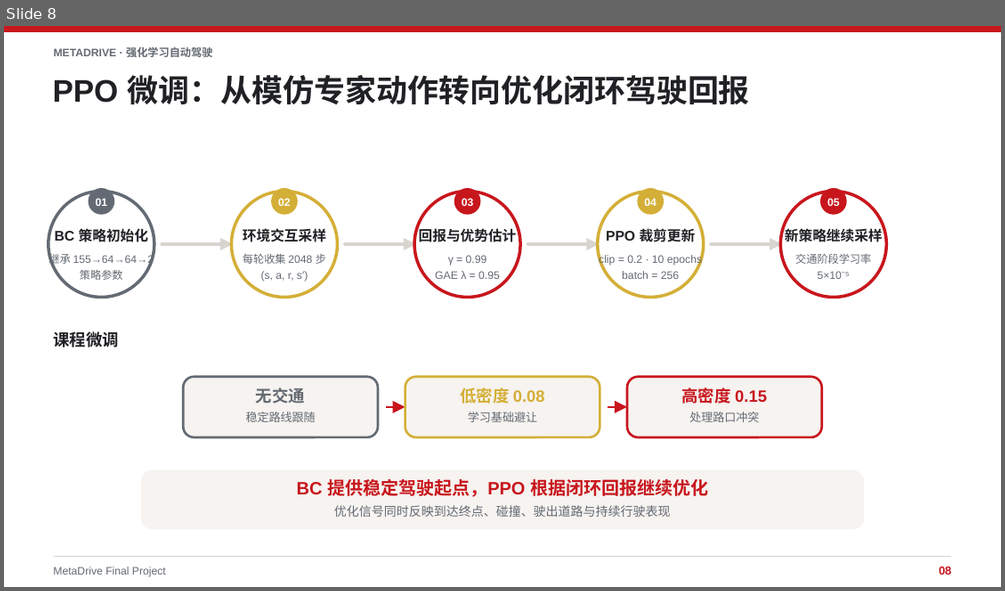
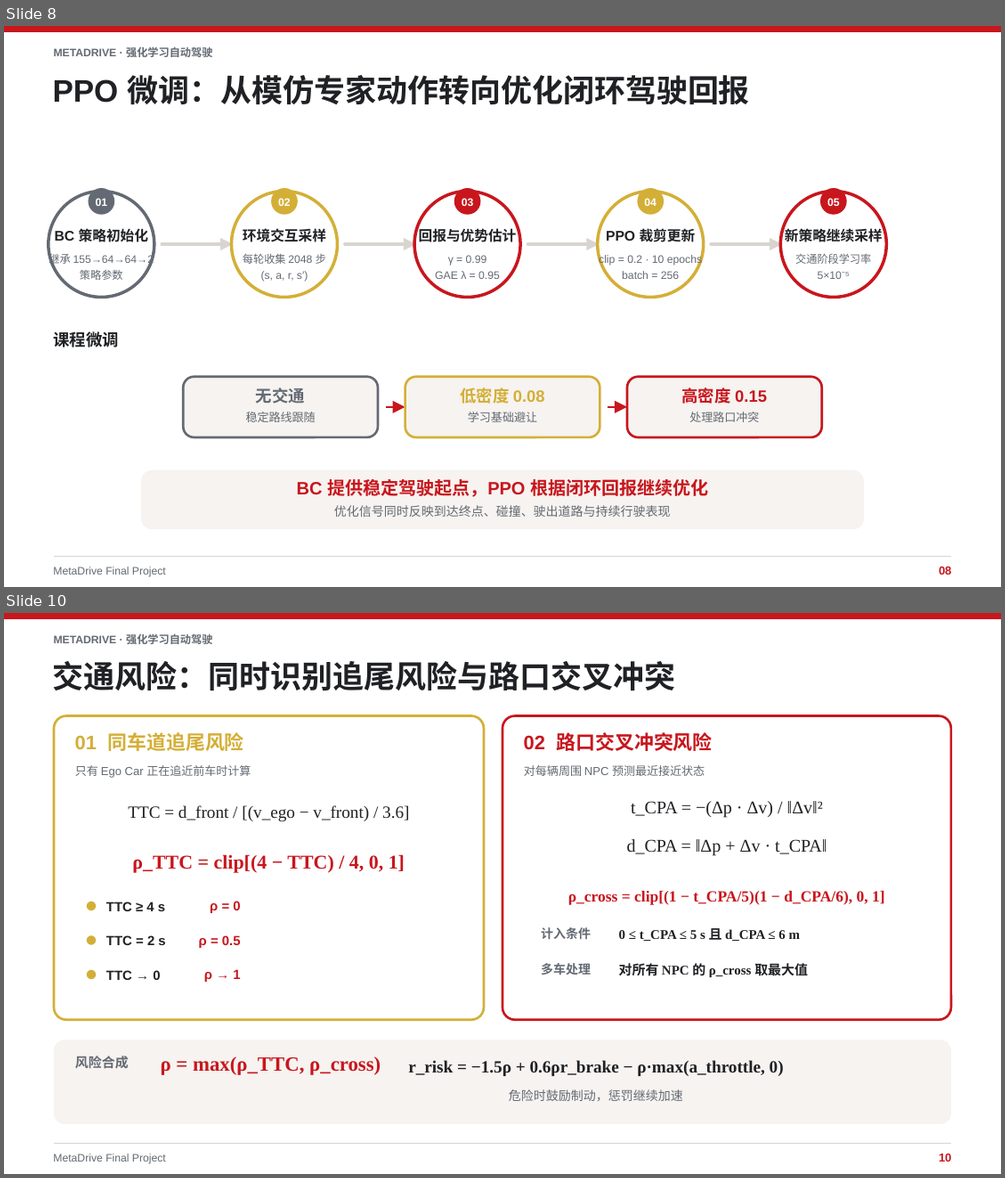
Before and after one commit to xiaoli11155/MetaDrive-FinalProject, a slide deck: ppt/MetaDrive_强化学习自动驾驶_最终汇报.pptx. Shown one above the other, each under a label of ours: slide 8 before the commit, slides 8 and 10 after it; the slides between them are not shown. The pictures are 1005x591 and 1005x1178 pixels, drawn with LibreOffice and Linux fonts; fonts in the diff are those of the drawing. Boxes give left, top, right and bottom in pixels: in the first picture for what was removed or moved away, otherwise in the second. Text is boxed around its words. In the diff, an @@ line names an element or a change of style, - is before the commit and + after.

Commit message:
Add traffic risk explanation to final presentation

```diff
--- a/ppt/MetaDrive_强化学习自动驾驶_最终汇报.pptx
+++ b/ppt/MetaDrive_强化学习自动驾驶_最终汇报.pptx
@@ slide 10 added at bbox=[4, 613, 1001, 1174], background #FFFFFF @@
@@ group added at bbox=[54, 716, 484, 1020]: 10 texts, 3 ellipses, 1 rounded rectangle @@
+01 同车道追尾风险
+只有 Ego Car 正在追近前车时计算
+TTC = d_front / [(v_ego − v_front) / 3.6]
+ρ_TTC = clip[(4 − TTC) / 4, 0, 1]
+TTC ≥ 4 s
+ρ = 0
+TTC = 2 s
+ρ = 0.5
+TTC → 0
+ρ → 1
@@ group added at bbox=[502, 716, 952, 1020]: 9 texts, 1 rounded rectangle @@
+02 路口交叉冲突风险
+对每辆周围 NPC 预测最近接近状态
+t_CPA = −(Δp · Δv) / ‖Δv‖²
+d_CPA = ‖Δp + Δv · t_CPA‖
+ρ_cross = clip[(1 − t_CPA/5)(1 − d_CPA/6), 0, 1]
+计入条件
+0 ≤ t_CPA ≤ 5 s 且 d_CPA ≤ 6 m
+多车处理
+对所有 NPC 的 ρ_cross 取最大值
@@ group added at bbox=[54, 1040, 952, 1124]: 4 texts, 1 rounded rectangle @@
+风险合成
+ρ = max(ρ_TTC, ρ_cross)
+r_risk = −1.5ρ + 0.6ρr_brake − ρ·max(a_throttle, 0)
+危险时鼓励制动，惩罚继续加速
@@ group added at bbox=[4, 613, 1001, 1164]: 4 texts, 1 rectangle, 1 freeform shape @@
+METADRIVE · 强化学习自动驾驶
+交通风险：同时识别追尾风险与路口交叉冲突
+MetaDrive Final Project
+10
```
Also in this commit, not shown: 9 slides changed.
